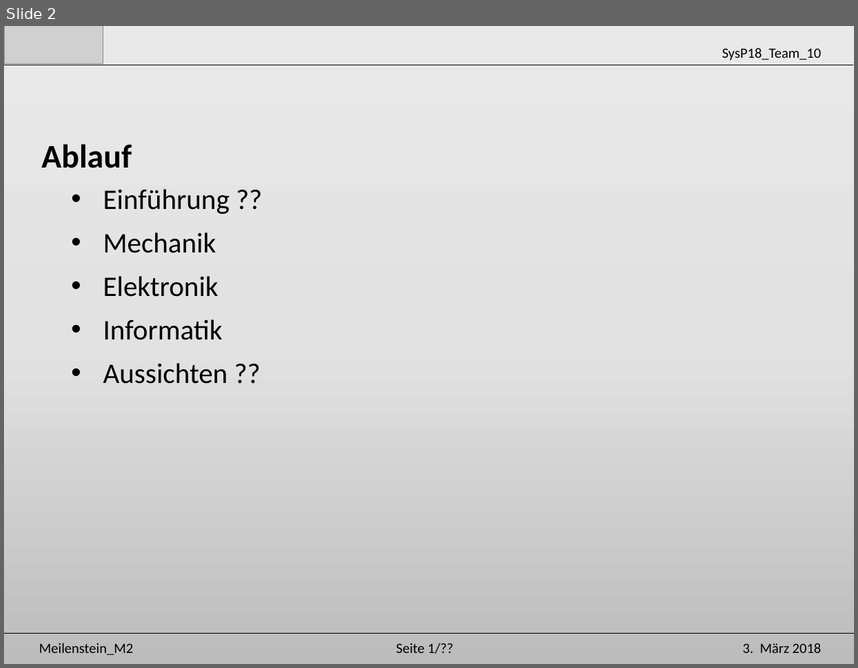
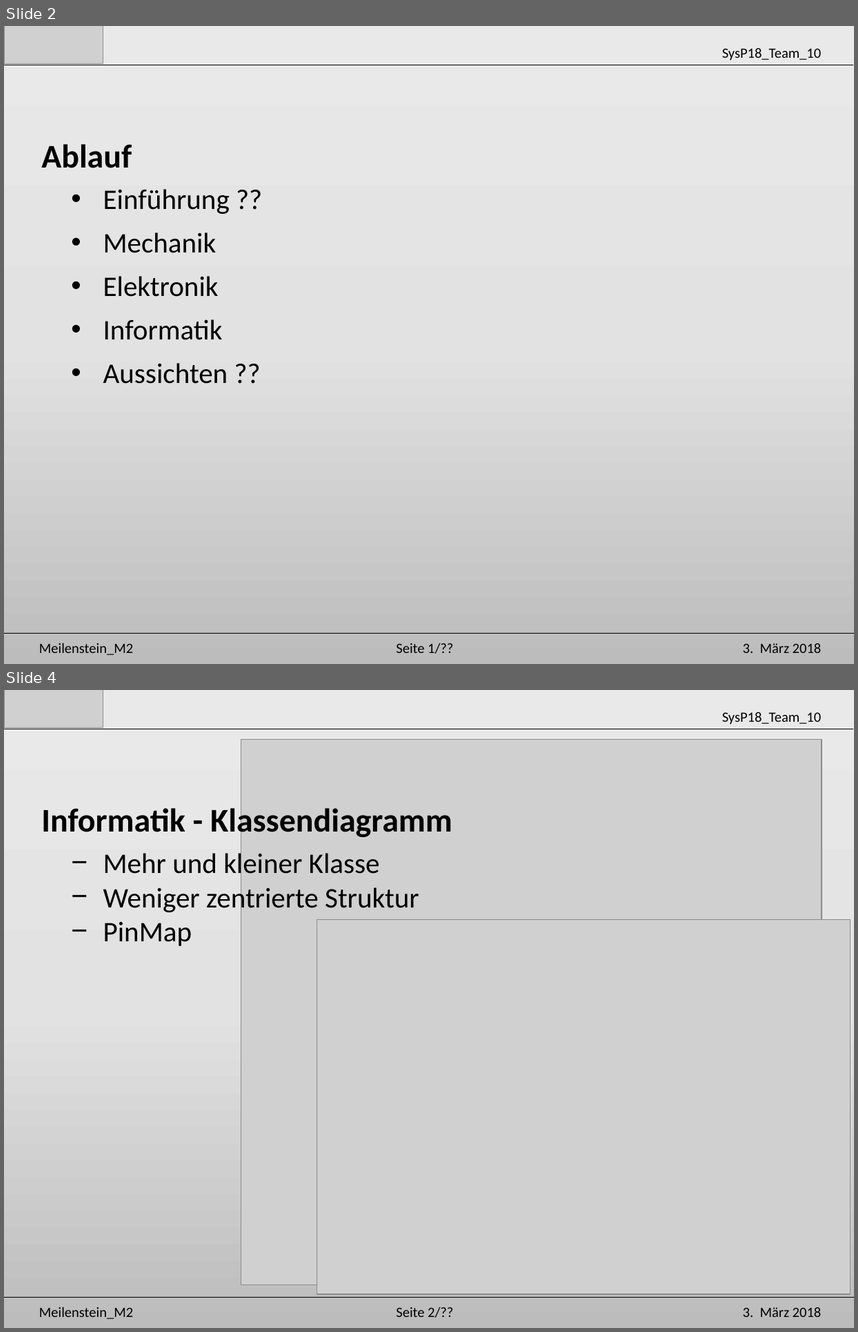
Before and after one commit to Unaqwyn/SysP18_1cv, a slide deck: 01_Organisation/02_Meilensteine/m2/M2_Info.pptx. Shown one above the other, each under a label of ours: slide 2 before the commit, slides 2 and 4 after it; the slides between them are not shown. The pictures are 858x668 and 858x1332 pixels, drawn with LibreOffice and Linux fonts; fonts in the diff are those of the drawing; grey boxes stand for pictures. Boxes give left, top, right and bottom in pixels: in the first picture for what was removed or moved away, otherwise in the second. Text is boxed around its words. In the diff, an @@ line names an element or a change of style, - is before the commit and + after.

```diff
--- a/01_Organisation/02_Meilensteine/m2/M2_Info.pptx
+++ b/01_Organisation/02_Meilensteine/m2/M2_Info.pptx
@@ slide 4 added at (4, 690, 854, 1328), background gradient #EBEAEA to #E4E3E3 to #BDBCBC @@
@@ picture added at (4, 690, 103, 727) @@
@@ line added from (4, 729) to (853, 729), #000000 0.5 pt @@
@@ text added at (722, 712, 821, 724), 12 pt, text #000000 @@
+SysP18_Team_10
@@ picture added at (241, 739, 822, 1285) @@
@@ text added at (41, 804, 452, 840), 28 pt, text #000000, bold @@
+Informatik - Klassendiagramm
@@ text added at (103, 850, 419, 946), 24 pt, text #000000 @@
+− Mehr und kleiner Klasse
+− Weniger zentrierte Struktur
+− PinMap
@@ picture added at (317, 920, 851, 1294) @@
@@ line added from (4, 1297) to (854, 1297), #000000 0.5 pt @@
@@ text added at (39, 1306, 133, 1319), 12 pt, text #000000 @@
+Meilenstein_M2
@@ text added at (396, 1307, 453, 1317), 12 pt, text #000000 @@
+Seite 2/??
@@ text added at (743, 1307, 822, 1317), 12 pt, text #000000 @@
+3. März 2018
```
Also in this commit, not shown: 2 slides changed, 1 other slide added, 14 other files.
